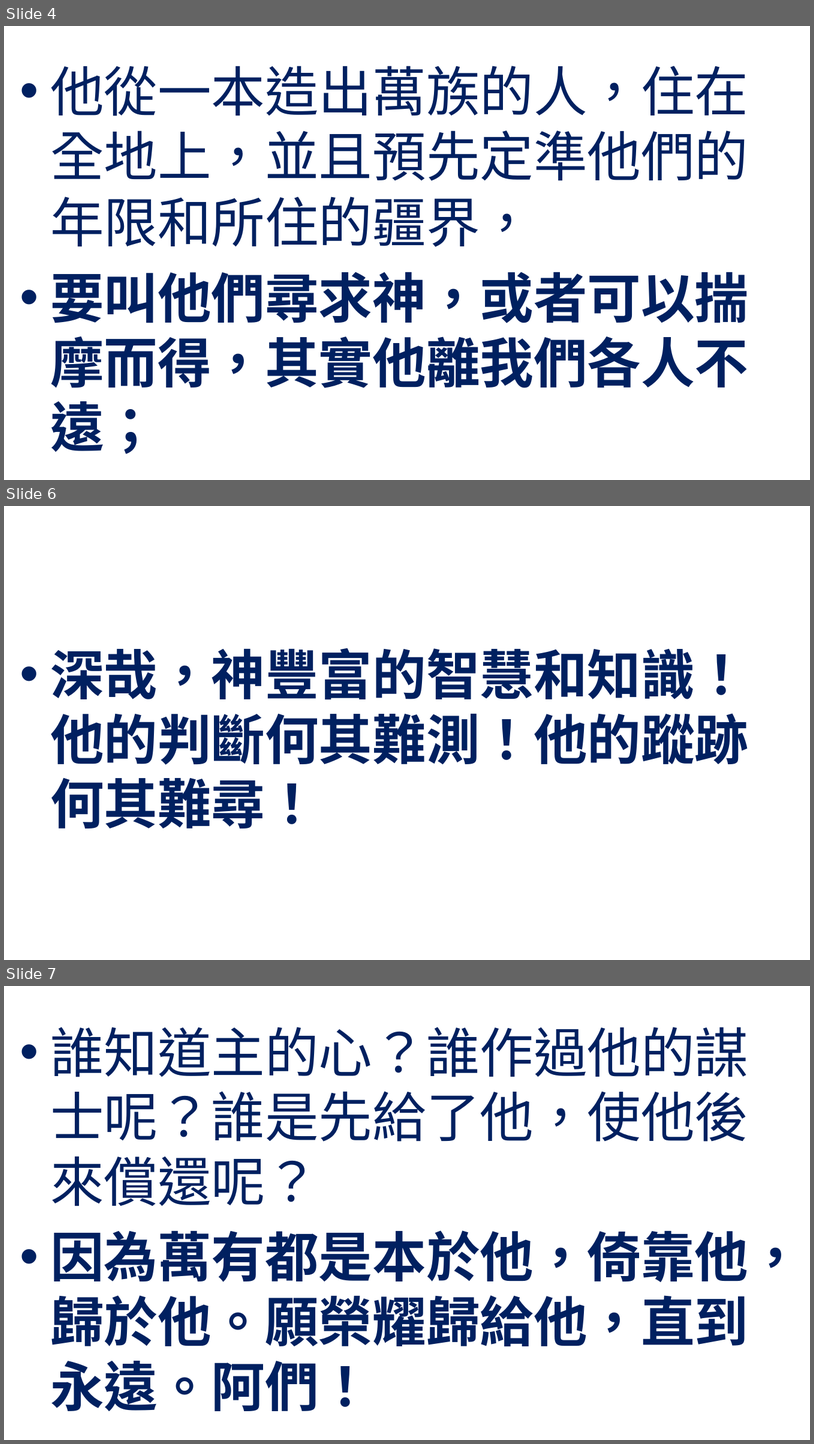
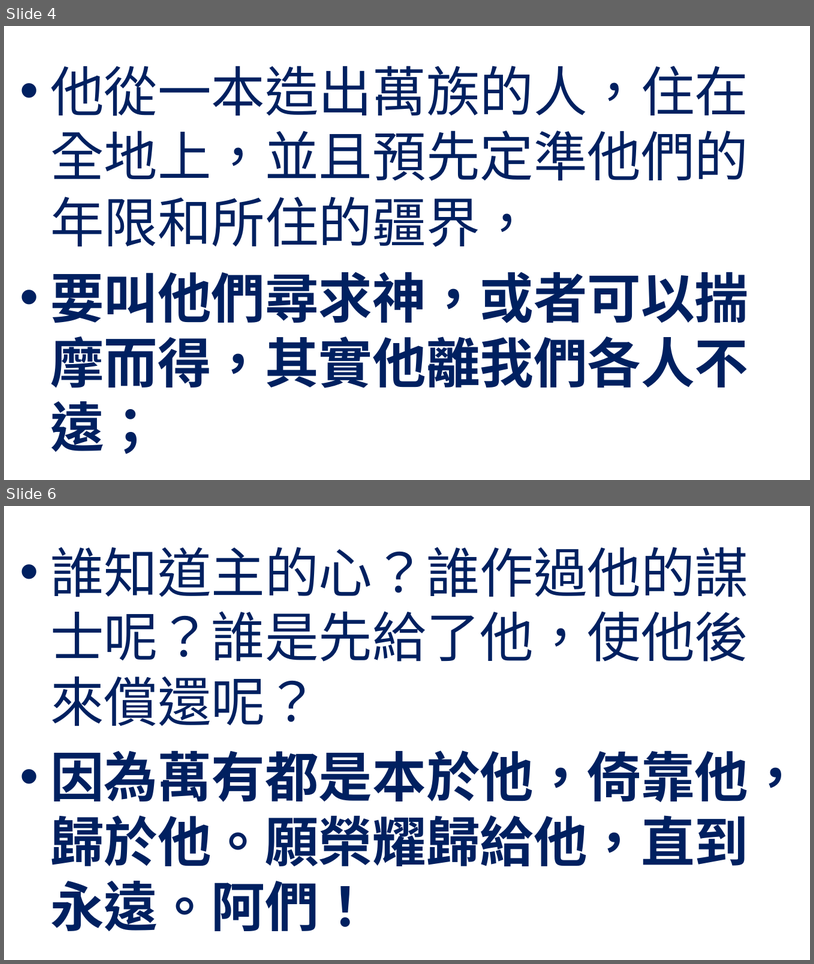
Before and after one commit to batisuoc/worship-resources, a slide deck: 4神的屬性.pptx. Shown one above the other, each under a label of ours: slides 4, 6 and 7 before the commit, slides 4 and 6 after it; the slides between them are not shown. The pictures are 814x1444 and 814x964 pixels, drawn with LibreOffice and Linux fonts; fonts in the diff are those of the drawing; background and template pictures are left out. Boxes give left, top, right and bottom in pixels: in the first picture for what was removed or moved away, otherwise in the second. Text is boxed around its words. In the diff, an @@ line names an element or a change of style, - is before the commit and + after.

```diff
--- a/4神的屬性.pptx
+++ b/4神的屬性.pptx
@@ slide 6 removed at box(4, 506, 810, 960), background picture (left out) @@
@@ text removed at box(50, 648, 749, 828) @@
-• 深哉，神豐富的智慧和知識！他的判斷何其難測！他的蹤跡何其難尋！
@@ what was slide 7 is now slide 6 @@
```
Also in this commit, not shown: 2 slides changed.
